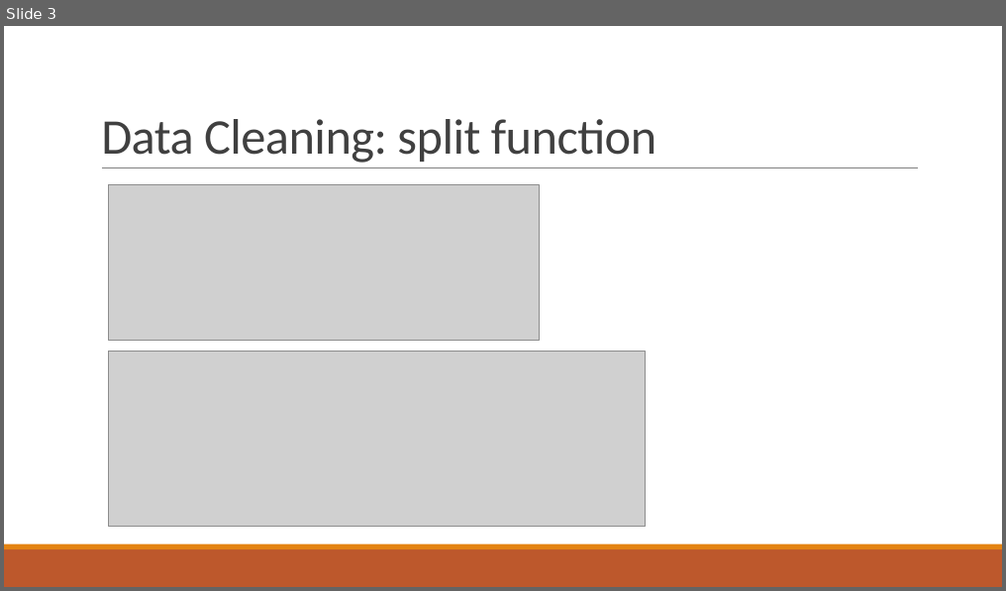
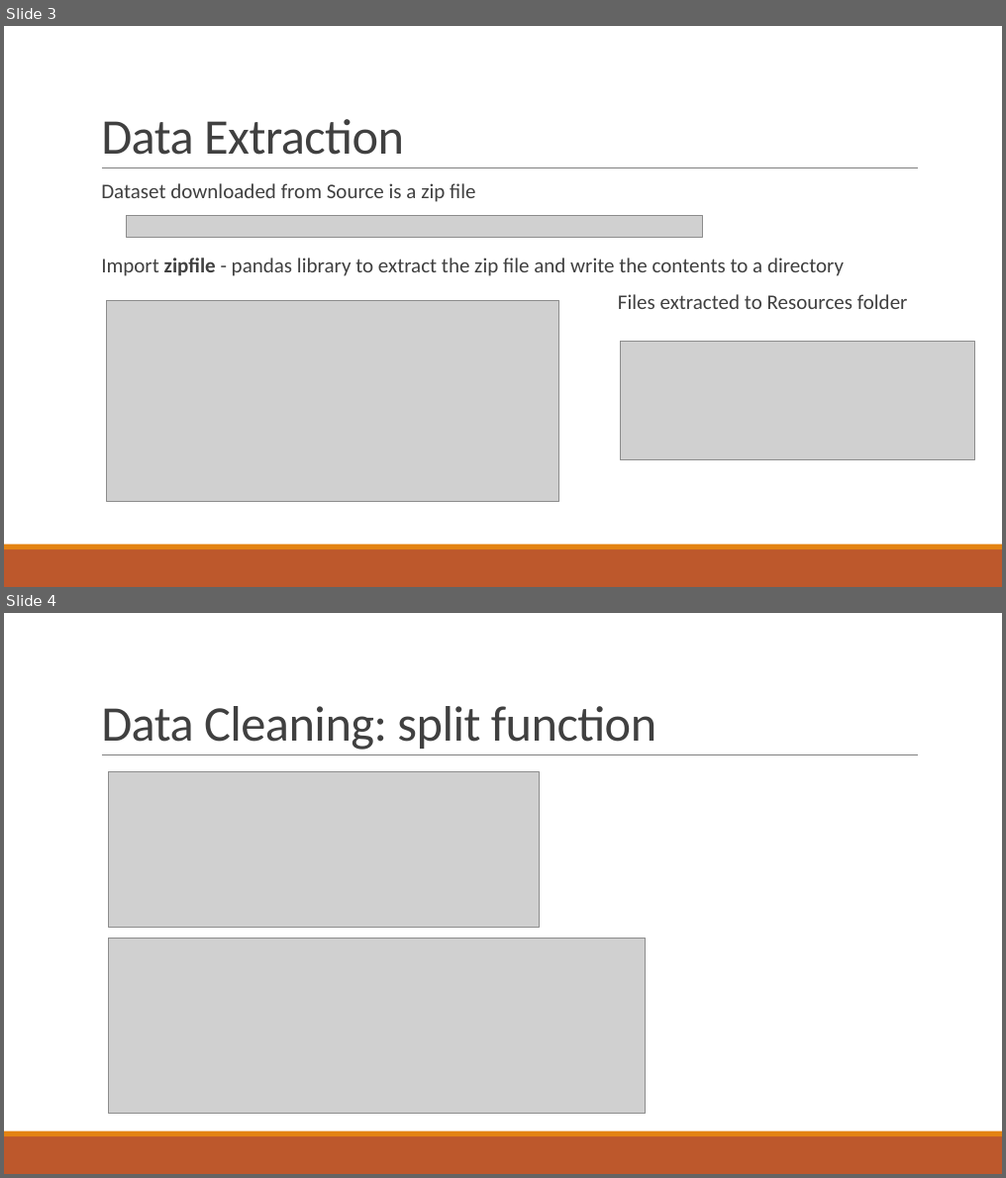
Before and after one commit to DKogge/airport, a slide deck: August 2018.pptx. Shown one above the other, each under a label of ours: slide 3 before the commit, slides 3 and 4 after it. The pictures are 1006x591 and 1006x1178 pixels, drawn with LibreOffice and Linux fonts; fonts in the diff are those of the drawing; grey boxes stand for pictures. Boxes give left, top, right and bottom in pixels: in the first picture for what was removed or moved away, otherwise in the second. Text is boxed around its words. In the diff, an @@ line names an element or a change of style, - is before the commit and + after.

```diff
--- a/August 2018.pptx
+++ b/August 2018.pptx
@@ slide 3 added at [4,26,1002,587], background #FFFFFF; not listed: 3 template elements that a slide beside it also shows @@
@@ title added at [101,119,404,155], 48 pt, text #404040 @@
+Data Extraction
@@ text added at [101,183,908,309], 20 pt, text #404040 @@
+  Dataset downloaded from Source is a zip file
+  Import zipfile - pandas library to extract the zip file and write the contents to a directory
+Files extracted to Resources folder
@@ picture added at [127,216,703,238] @@
@@ picture added at [107,301,558,502] @@
@@ picture added at [620,342,975,461] @@
@@ what was slide 3 is now slide 4 @@
```
Also in this commit, not shown: 2 slides changed, 2 other files.
